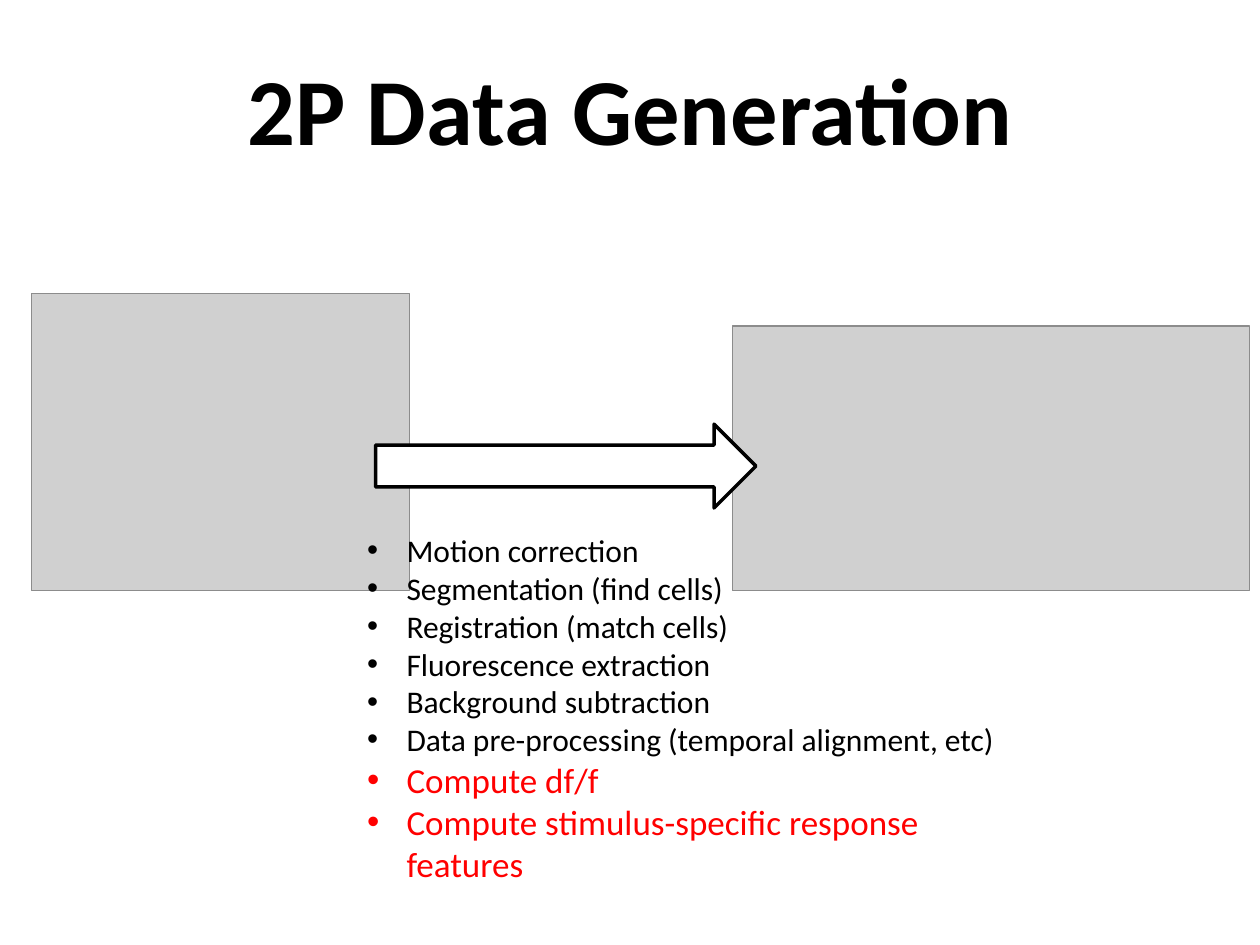
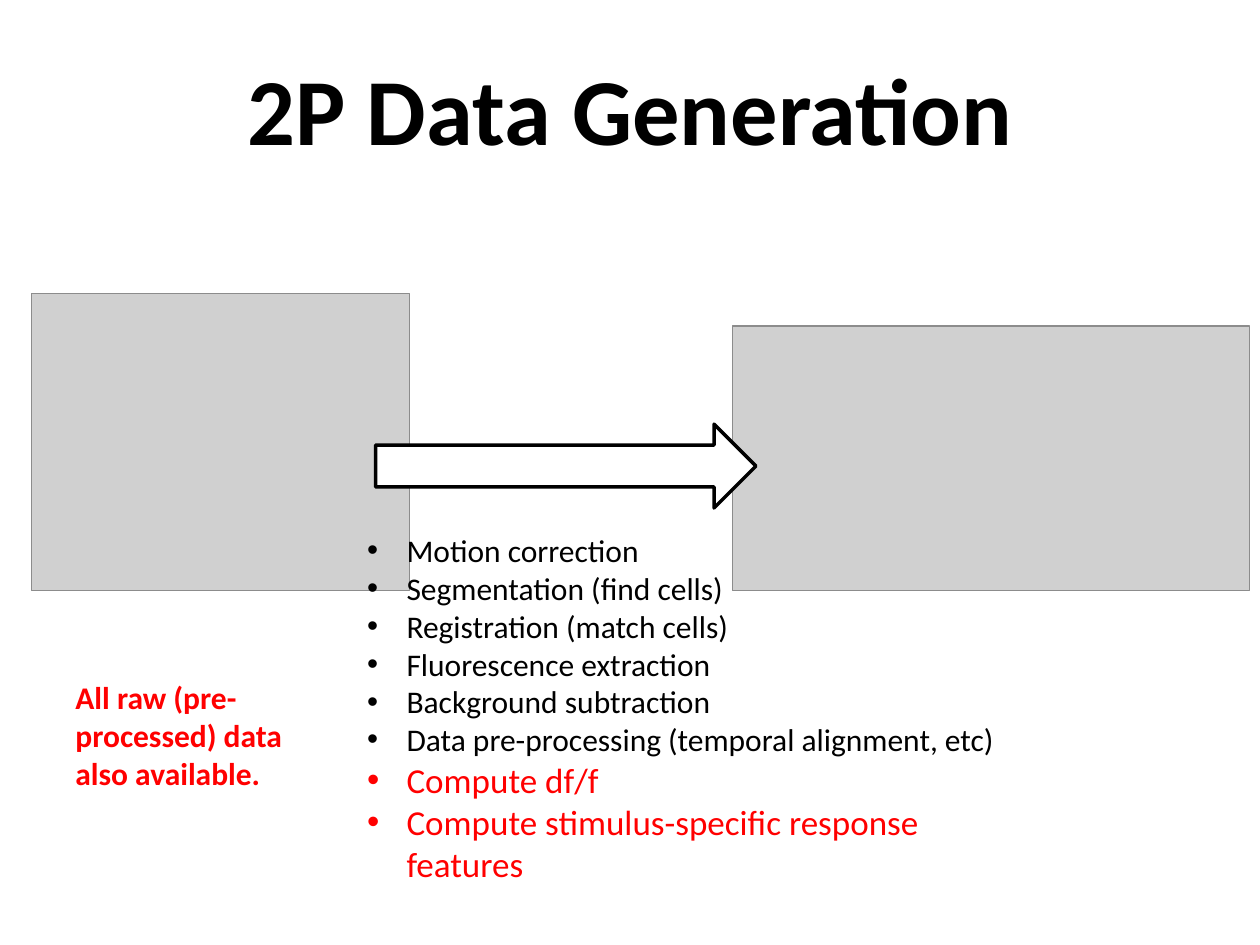
Before and after one commit to geffenlab/CNI-JC, a slide deck: slide 8 of Allen_Brain_Observatory_Dataset.pptx. Drawn at 1260x945 pixels with LibreOffice and Linux fonts; fonts in the diff are those of the drawing; grey boxes stand for pictures. Boxes give left, top, right and bottom in pixels: in the first picture for what was removed or moved away, otherwise in the second. Text is boxed around its words. In the diff, an @@ line names an element or a change of style, - is before the commit and + after.

```diff
--- a/Allen_Brain_Observatory_Dataset.pptx
+++ b/Allen_Brain_Observatory_Dataset.pptx
@@ text added at [75,686,282,786], 18 pt, text #FF0000, bold @@
+All raw (pre-processed) data also available.
```
Also in this commit, not shown: 6 other slides changed, 1 slide added.
